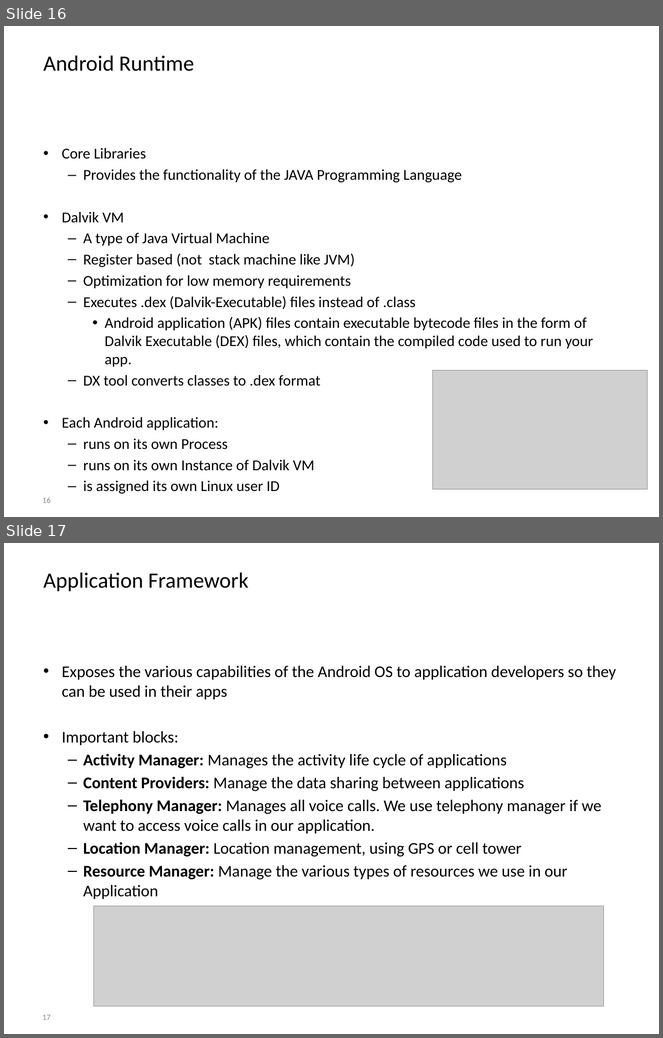
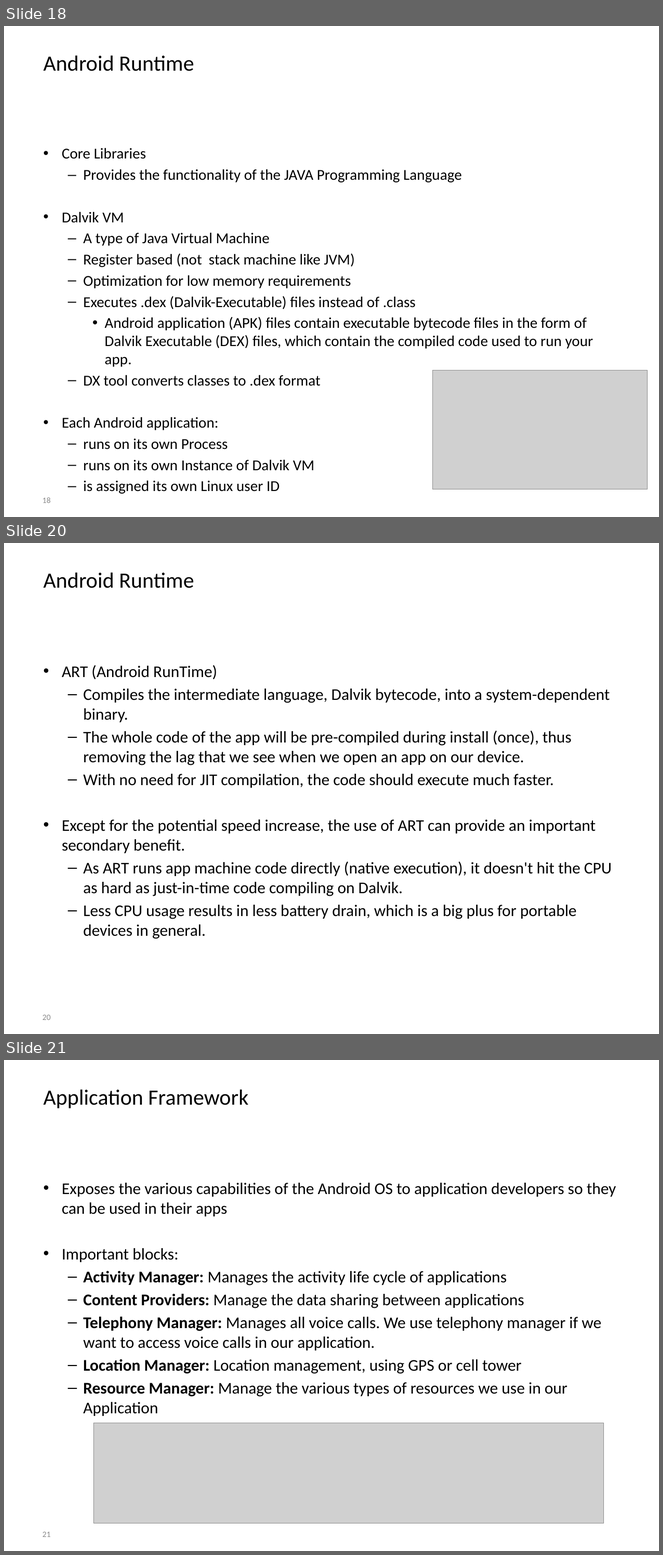
Before and after one commit to BioBoost/android_development_course, a slide deck: slides/chapter1_getting_started.pptx. Shown one above the other, each under a label of ours: slides 16 and 17 before the commit, slides 18, 20 and 21 after it; the slides between them are not shown. The pictures are 663x1038 and 663x1555 pixels, drawn with LibreOffice and Linux fonts; fonts in the diff are those of the drawing; grey boxes stand for pictures; background and template pictures are left out. Boxes give left, top, right and bottom in pixels: in the first picture for what was removed or moved away, otherwise in the second. Text is boxed around its words. In the diff, an @@ line names an element or a change of style, - is before the commit and + after.

```diff
--- a/slides/chapter1_getting_started.pptx
+++ b/slides/chapter1_getting_started.pptx
@@ slide 20 added at (x1=4, y1=543, x2=659, y2=1034), background picture (left out) @@
@@ title added at (x1=44, y1=572, x2=194, y2=588), 24 pt, text #000000 @@
+Android Runtime
@@ text added at (x1=62, y1=665, x2=612, y2=939), 18 pt, text #000000 @@
+• ART (Android RunTime)
+  – Compiles the intermediate language, Dalvik bytecode, into a system-dependent binary.
+  – The whole code of the app will be pre-compiled during install (once), thus removing the lag that we see when we open an app on our device.
+  – With no need for JIT compilation, the code should execute much faster.
+• Except for the potential speed increase, the use of ART can provide an important secondary benefit.
+  – As ART runs app machine code directly (native execution), it doesn't hit the CPU as hard as just-in-time code compiling on Dalvik.
+  – Less CPU usage results in less battery drain, which is a big plus for portable devices in general.
@@ page number added at (x1=42, y1=1015, x2=51, y2=1020), 9 pt, text #8C8C8C @@
+20
@@ what was slide 16 is now slide 18 @@
@@ page number at (x1=42, y1=498, x2=51, y2=503): text changed @@
-16
+18
@@ what was slide 17 is now slide 21 @@
@@ page number at (x1=42, y1=1532, x2=51, y2=1537): text changed @@
-17
+21
```
Also in this commit, not shown: 2 slides changed, 18 other slides added, 4 slides removed.
